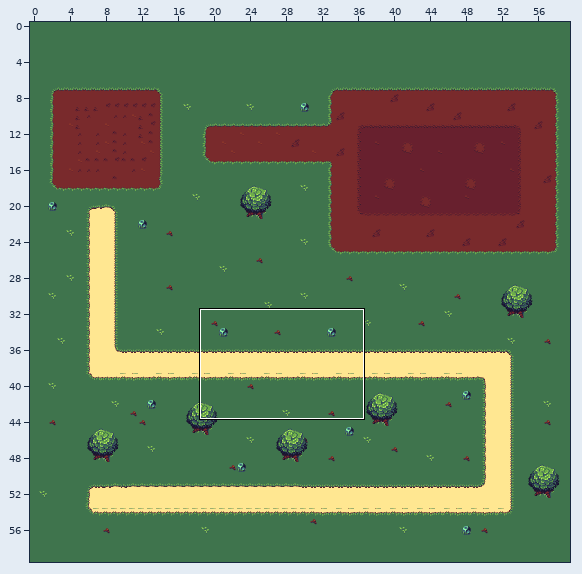
An edit to a level. Tiled map (JSON), assets/Tilemaps/bgmap.json. The first picture is a wide view before the edit; the outline marks the close-up.
Close-up. Earlier state:
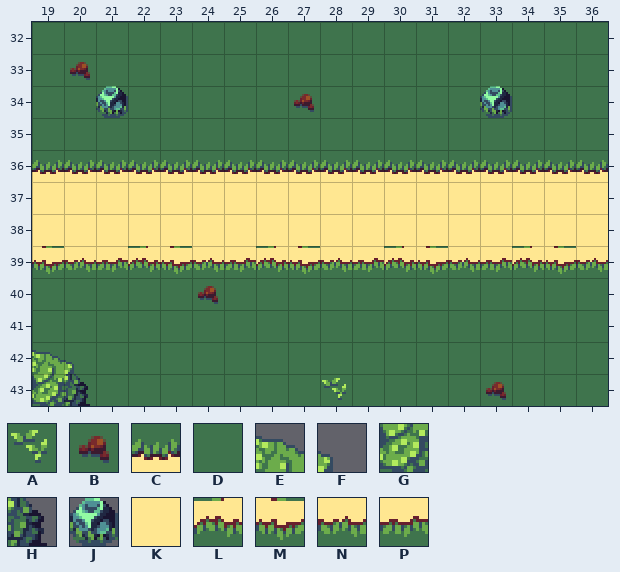
Cells are 16x16 px. Shown: x 19..36, y 32..43. The commit also changed other parts of the map, which this record leaves out.
Key: from "sheet": A 102, B 126, C 145, D 150, E 161, F 162, G 185, H 186, J 239, K 244, L 265, M 266, N 267, P 268.
_ is an empty cell, # one hidden under a higher layer.
Layer "Below" before, first column x 19:
32 DDDDDDDDDDDDDDDDDD
33 DBDDDDDDDDDDDDDDDD
34 DDDDDDDDBDDDDDDDDD
35 DDDDDDDDDDDDDDDDDD
36 CCCCCCCCCCCCCCCCCC
37 KKKKKKKKKKKKKKKKKK
38 KKKKKKKKKKKKKKKKKK
39 MNPLMNPLMNPLMNPLMN
40 DDDDDBDDDDDDDDDDDD
41 DDDDDDDDDDDDDDDDDD
42 DDDDDDDDDDDDDDDDDD
43 #DDDDDDDDADDDDBDDD
Layer "World" before, first column x 19:
32 __________________
33 __________________
34 __J___________J___
35 __________________
36 __________________
37 __________________
38 __________________
39 __________________
40 __________________
41 __________________
42 EF________________
43 GH________________
Now the later version:
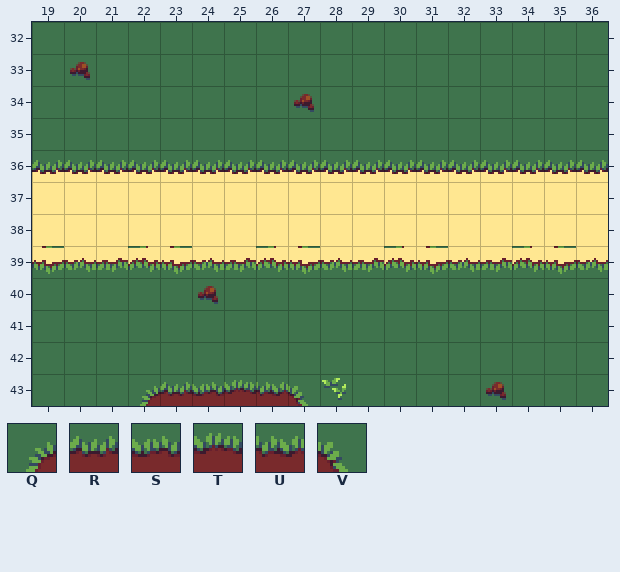
Further tiles: from "sheet": Q 0, R 1, S 2, T 3, U 4, V 5.
Change:
Layer "Below":
y 43: x 22..27 DDDDDD -> QRSTUV
Layer "World" (removed):
y 34: x 21 J -> _; x 33 J -> _
y 42: x 19..20 EF -> __
y 43: x 19..20 GH -> __
Where, in picture pixels (left, top, right, bottom), the same in both close-ups:
removed: (96, 86, 128, 118)
removed: (480, 86, 512, 118)
removed: (32, 350, 90, 406)
changed: (140, 380, 308, 406)
